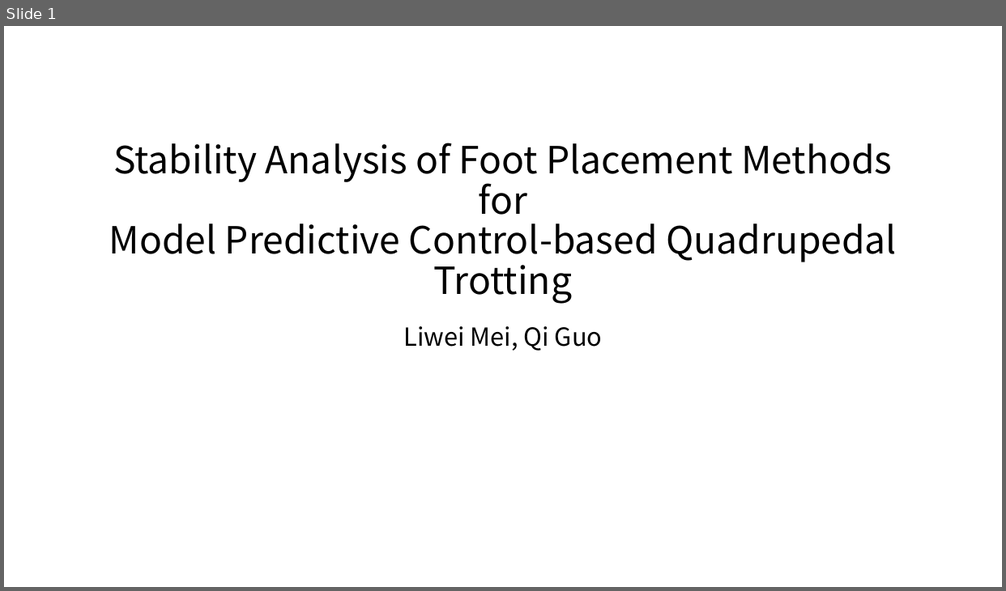
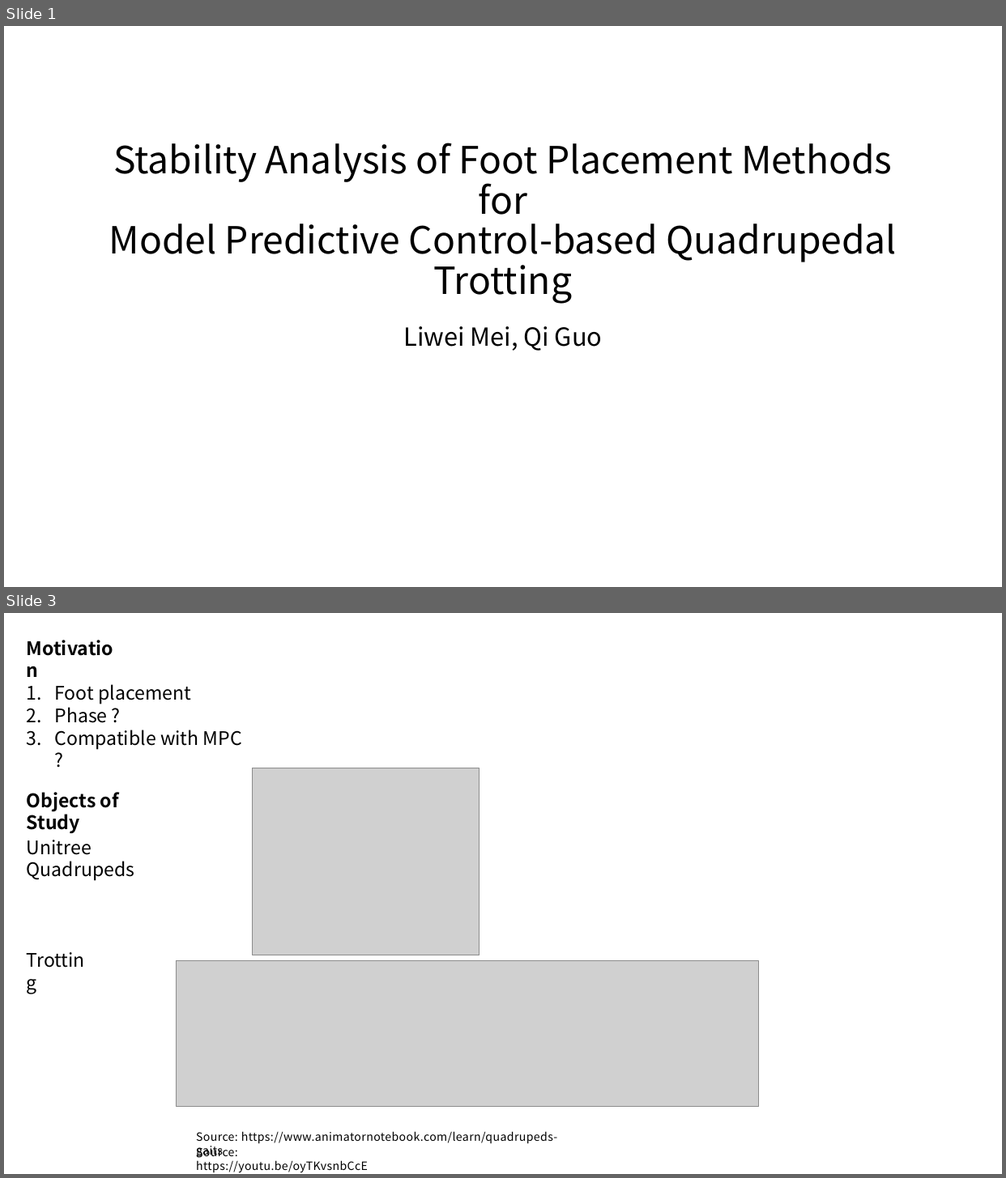
Before and after one commit to Meilili031010/locomotion-dynamics, a slide deck: pre.pptx. Shown one above the other, each under a label of ours: slide 1 before the commit, slides 1 and 3 after it; the slides between them are not shown. The pictures are 1006x591 and 1006x1178 pixels, drawn with LibreOffice and Linux fonts; fonts in the diff are those of the drawing; grey boxes stand for pictures. Boxes give left, top, right and bottom in pixels: in the first picture for what was removed or moved away, otherwise in the second. Text is boxed around its words. In the diff, an @@ line names an element or a change of style, - is before the commit and + after.

```diff
--- a/pre.pptx
+++ b/pre.pptx
@@ slide 3 added at (4, 613, 1002, 1174), background #FFFFFF @@
@@ text added at (19, 633, 128, 663), 18 pt, text #000000, bold @@
+Motivation
@@ text added at (54, 684, 242, 749), 18 pt, text #000000 @@
+1. Foot placement
+2. Phase ?
+3. Compatible with MPC ?
@@ picture added at (253, 768, 479, 956) @@
@@ text added at (27, 792, 119, 833), 18 pt, text #000000, bold @@
+Objects of Study
@@ text added at (27, 840, 135, 881), 18 pt, text #000000 @@
+Unitree Quadrupeds
@@ text added at (19, 945, 99, 975), 18 pt, text #000000 @@
+Trotting
@@ picture added at (177, 961, 759, 1107) @@
@@ text added at (196, 1131, 557, 1158), 11 pt, text #000000 @@
+Source: https://www.animatornotebook.com/learn/quadrupeds-gaits
@@ text added at (196, 1146, 368, 1174), 11 pt, text #000000 @@
+Source: https://youtu.be/oyTKvsnbCcE
```
Also in this commit, not shown: 6 other slides added, 1 slide removed.
